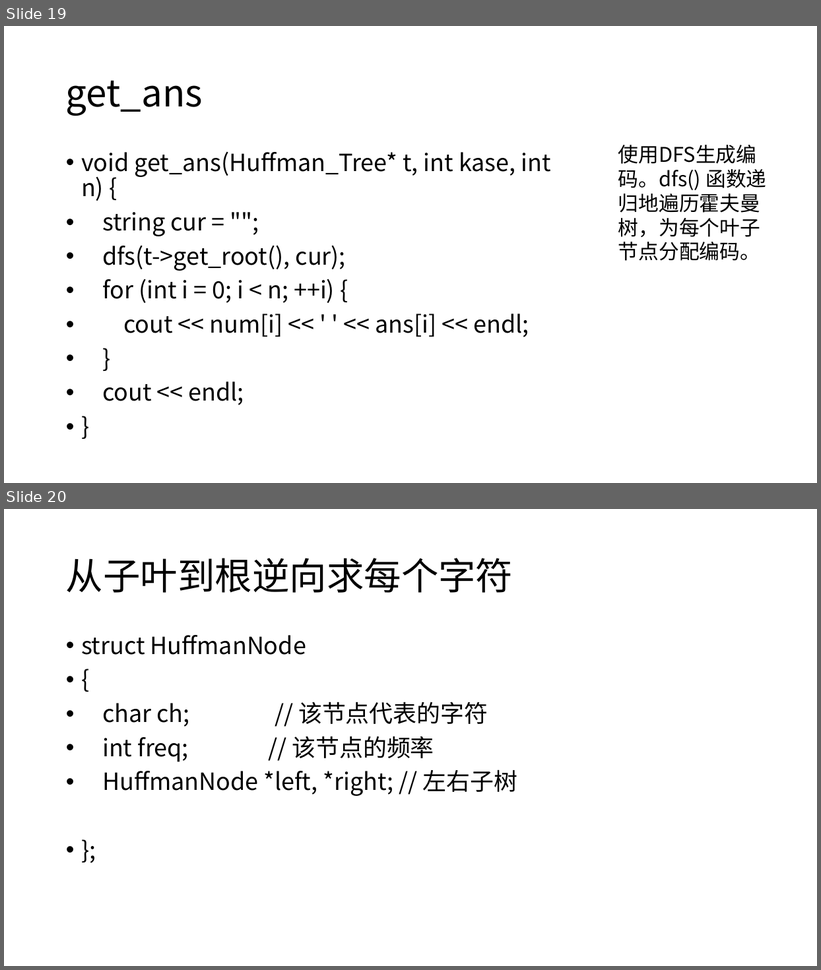
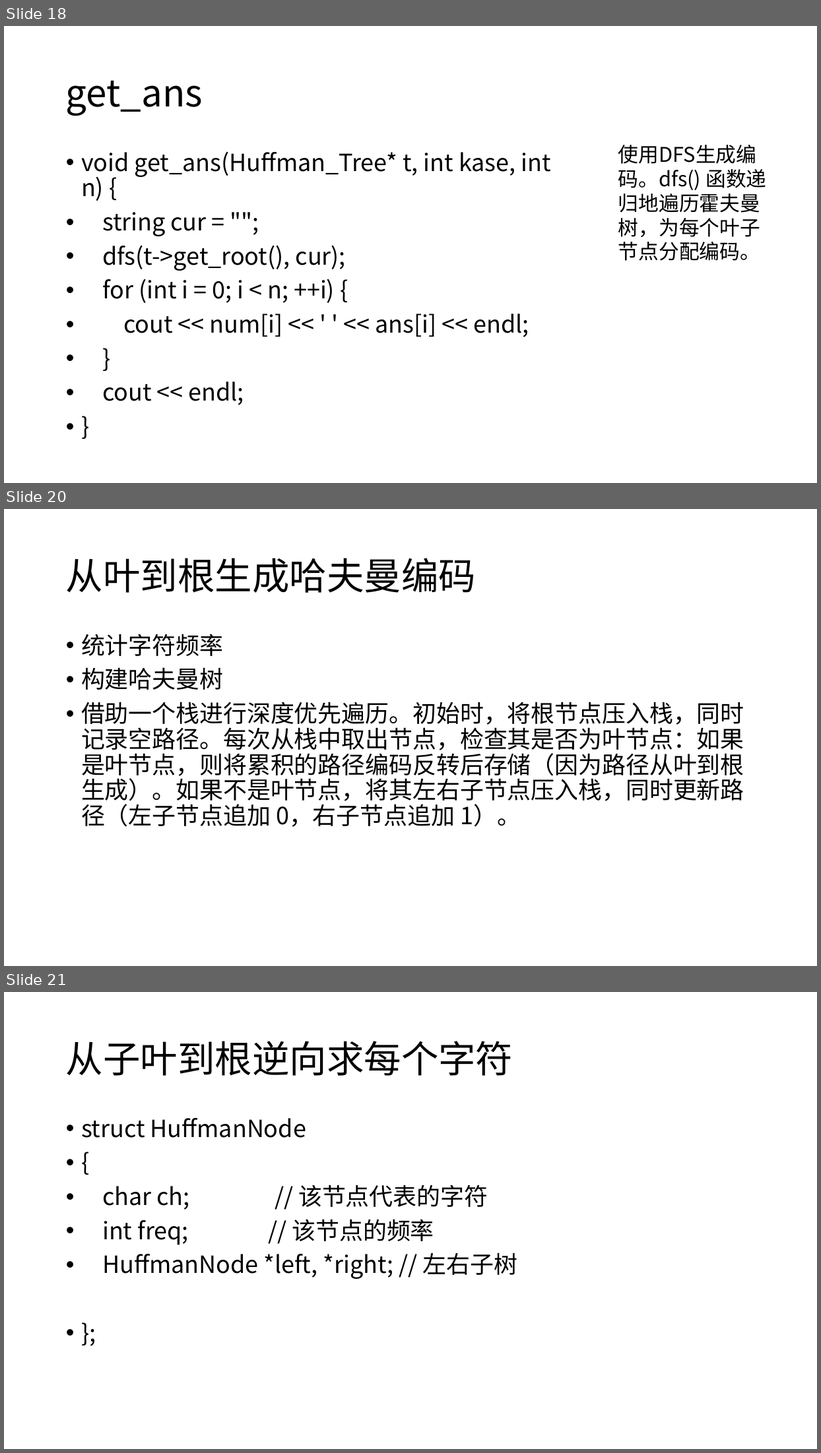
Before and after one commit to illusionary-ux/College_Work, a slide deck: Data_Structure/Huffman.pptx. Shown one above the other, each under a label of ours: slides 19 and 20 before the commit, slides 18, 20 and 21 after it; the slides between them are not shown. The pictures are 821x970 and 821x1453 pixels, drawn with LibreOffice and Linux fonts; fonts in the diff are those of the drawing. Boxes give left, top, right and bottom in pixels: in the first picture for what was removed or moved away, otherwise in the second. Text is boxed around its words. In the diff, an @@ line names an element or a change of style, - is before the commit and + after.

Commit message:
数据结构作业更新

```diff
--- a/Data_Structure/Huffman.pptx
+++ b/Data_Structure/Huffman.pptx
@@ slide 20 added at <box>4,509,817,966</box>, background #FFFFFF @@
@@ title added at <box>66,558,476,593</box>, 44 pt, text #000000 @@
+从叶到根生成哈夫曼编码
@@ text added at <box>81,634,745,827</box>, 28 pt, text #000000 @@
+• 统计字符频率
+• 构建哈夫曼树
+• 借助一个栈进行深度优先遍历。初始时，将根节点压入栈，同时记录空路径。每次从栈中取出节点，检查其是否为叶节点：如果是叶节点，则将累积的路径编码反转后存储（因为路径从叶到根生成）。如果不是叶节点，将其左右子节点压入栈，同时更新路径（左子节点追加 0，右子节点追加 1）。
@@ what was slide 19 is now slide 18 @@
@@ what was slide 20 is now slide 21 @@
```
Also in this commit, not shown: 1 slide changed, 1 other slide added, 1 slide removed, 7 other files.
